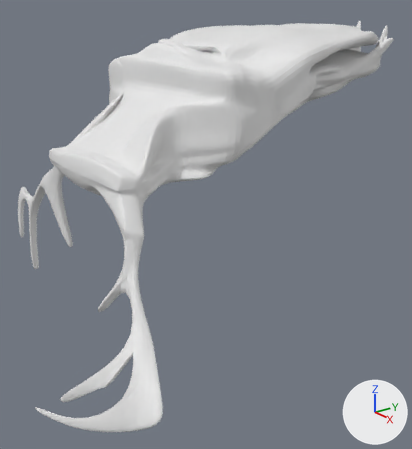
A saved change to the Blender file windigo.blend.
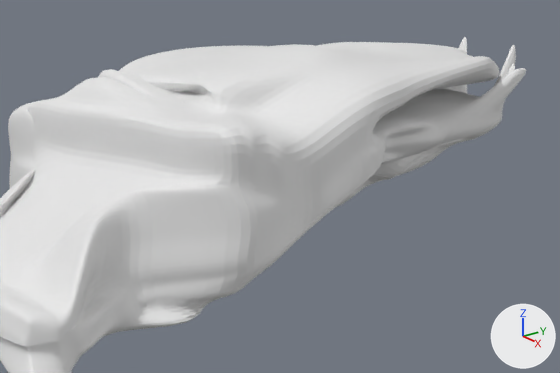
The first picture shows the older version from a camera (50 mm lens) standing at (1.76, -2.86, 2.15) and looking at (-0.96, -0.81, 0.88). The close-ups show both versions on the part from 25% to 100% of the width and 0% to 46% of the height of that picture. Every picture has the same lights, and +X, +Y and +Z are marked at lower right.
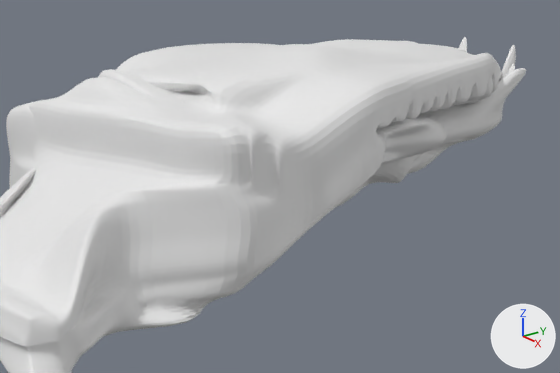
Changed parts and their boxes (x1, y1, x2, y2) in the close-ups (560 x 373 px):
```json
{"part": 1, "of": "me_sphere_001", "change": "built on", "after": [0, 39, 501, 328]}
```

Edits to the scene script, one JSON object a line:
```json
{"block": "me_sphere_001", "where": "# used by ob_sphere; location = (-0.909, -1.319, 1.787)"}
{"op": "remove", "block": "me_sphere_001", "code": "me_sphere_001.from_pydata(...)  # 1679 vertices, 1804 faces; spans x -1.08..1.04, y -0.74..2.09, z -1.71..0.55"}
{"op": "add", "block": "me_sphere_001", "code": "me_sphere_001.from_pydata(...)  # 2616 vertices, 2723 faces; spans x -1.08..1.04, y -0.74..2.09, z -1.71..0.55"}
{"block": "me_sphere_001", "change": "me_sphere_001 part 1: 2 vertices moved from x -0.43, y 1.38..1.39, z 0.03..0.07 to x -0.43..-0.42, y 1.37..1.39, z 0.03..0.04; 4 vertices removed from x -0.53..-0.46, y 1.04..1.49, z 0.07..0.18; 941 vertices added at x -0.65..0.54, y -0.32..1.95, z -0.4..0.31"}
```
